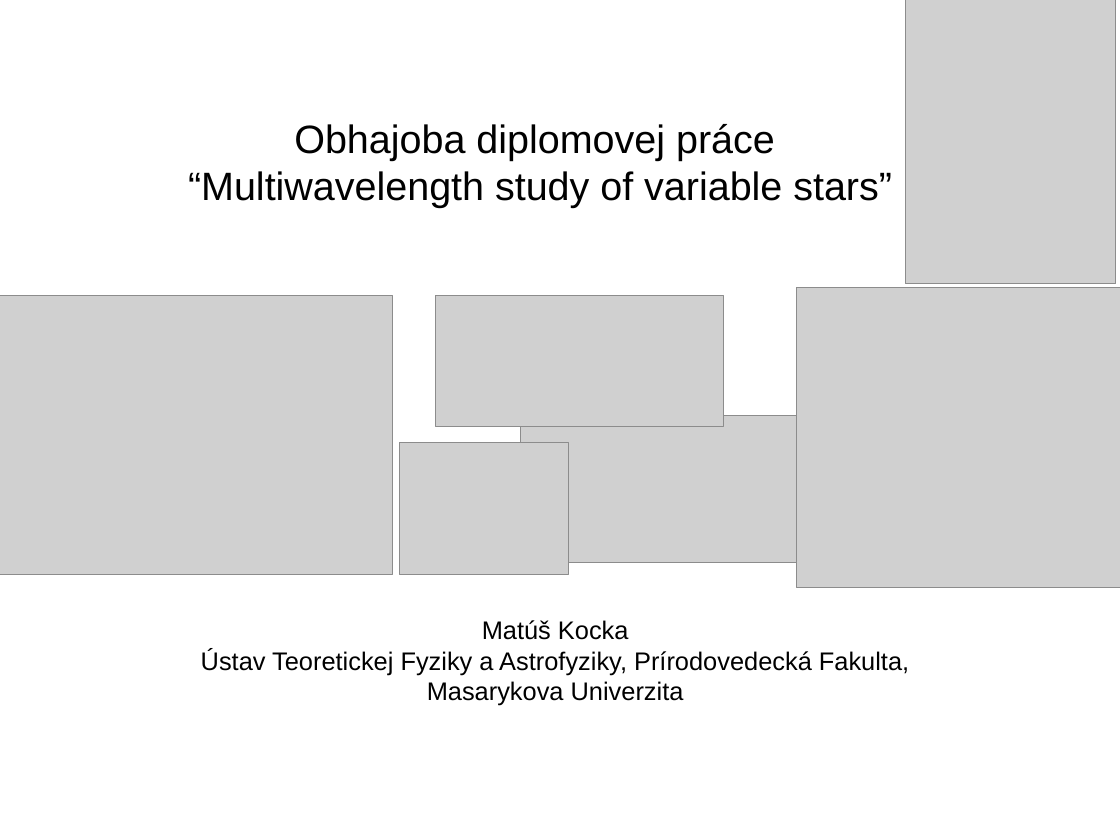
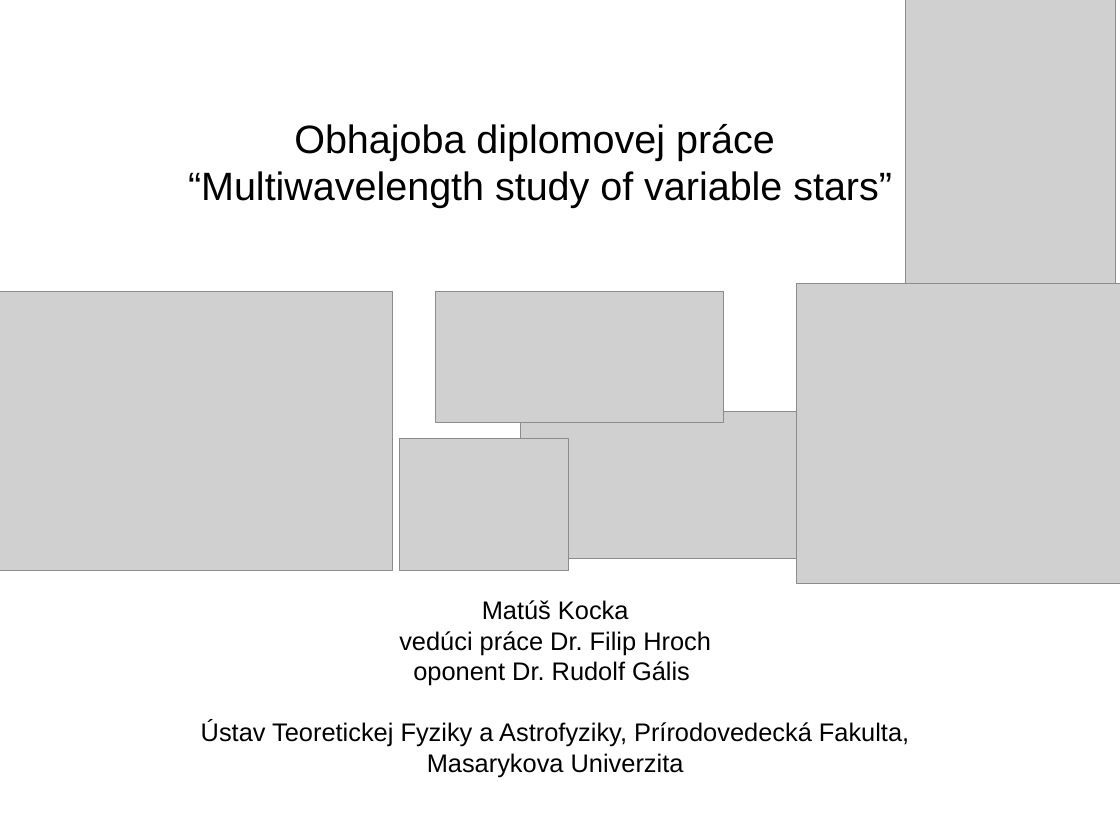
Before and after one commit to mkocka/dipl, a slide deck: slide 1 of obhajoba/obhajoba.odp. Drawn at 1120x840 pixels with LibreOffice and Linux fonts; fonts in the diff are those of the drawing; grey boxes stand for pictures. Boxes give left, top, right and bottom in pixels: in the first picture for what was removed or moved away, otherwise in the second. Text is boxed around its words. In the diff, an @@ line names an element or a change of style, - is before the commit and + after.

```diff
--- a/obhajoba/obhajoba.odp
+++ b/obhajoba/obhajoba.odp
@@ 5 pictures: place and size @@
-5 pictures at [0, 288, 1120, 588]
+5 pictures at [0, 284, 1120, 584]
@@ text "Matúš Kocka": place and size @@
-text "Matúš Kocka" at [201, 620, 909, 706]
+text "Matúš Kocka" at [201, 600, 909, 777]
@@ text at [399, 631, 711, 686]: paragraphs added @@
+vedúci práce Dr. Filip Hroch
+oponent Dr. Rudolf Gális
```
Also in this commit, not shown: 1 other file.
